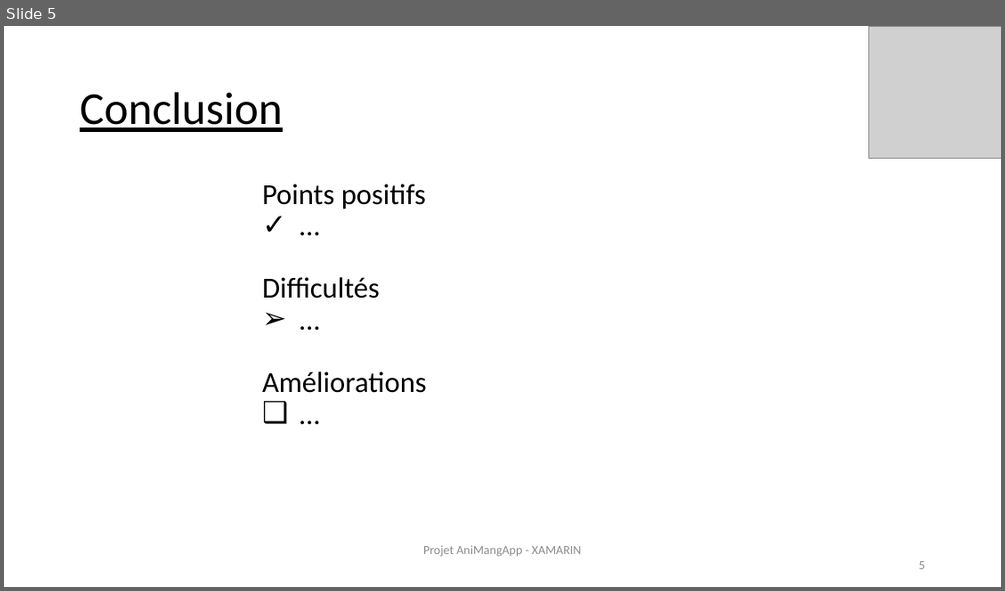
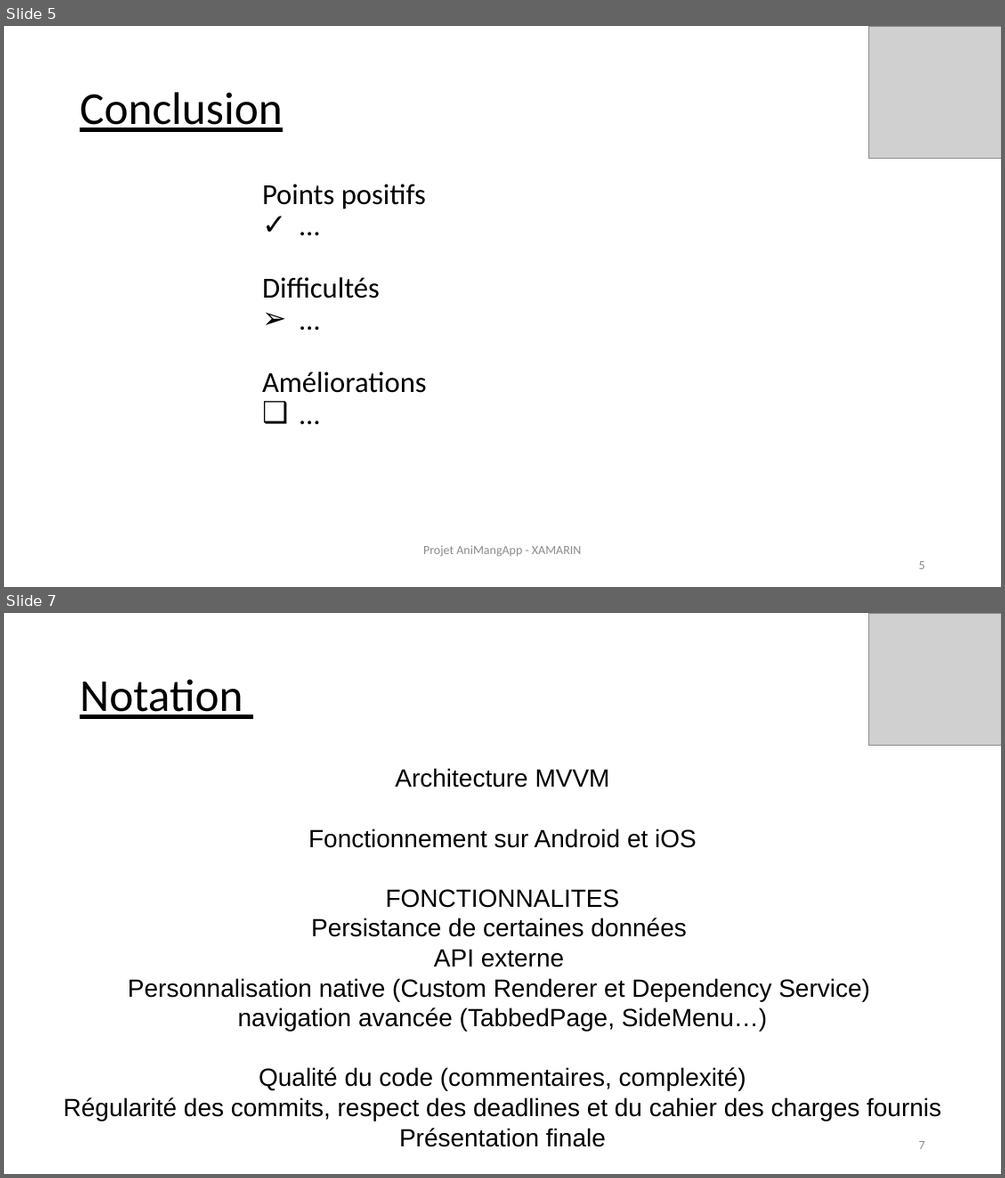
Before and after one commit to MyleneG06/projXamarin, a slide deck: Prez-Xamarin_AniMangApp.pptx. Shown one above the other, each under a label of ours: slide 5 before the commit, slides 5 and 7 after it; the slides between them are not shown. The pictures are 1005x591 and 1005x1178 pixels, drawn with LibreOffice and Linux fonts; fonts in the diff are those of the drawing; grey boxes stand for pictures. Boxes give left, top, right and bottom in pixels: in the first picture for what was removed or moved away, otherwise in the second. Text is boxed around its words. In the diff, an @@ line names an element or a change of style, - is before the commit and + after.

```diff
--- a/Prez-Xamarin_AniMangApp.pptx
+++ b/Prez-Xamarin_AniMangApp.pptx
@@ slide 7 added at (4,613,1001,1174), background #FFFFFF @@
@@ picture added at (868,613,1001,746) @@
@@ text added at (80,679,243,719), 44 pt, text #000000, underline @@
+Notation
@@ text added at (64,768,941,1147), 24 pt, text #000000 @@
+Architecture MVVM
+Fonctionnement sur Android et iOS
+FONCTIONNALITES
+Persistance de certaines données
+API externe
+Personnalisation native (Custom Renderer et Dependency Service)
+navigation avancée (TabbedPage, SideMenu…)
+Qualité du code (commentaires, complexité)
+Régularité des commits, respect des deadlines et du cahier des charges fournis
+Présentation finale
@@ page number added at (919,1141,925,1149), 12 pt, text #8B8B8B @@
+7
```
Also in this commit, not shown: 1 slide changed.
